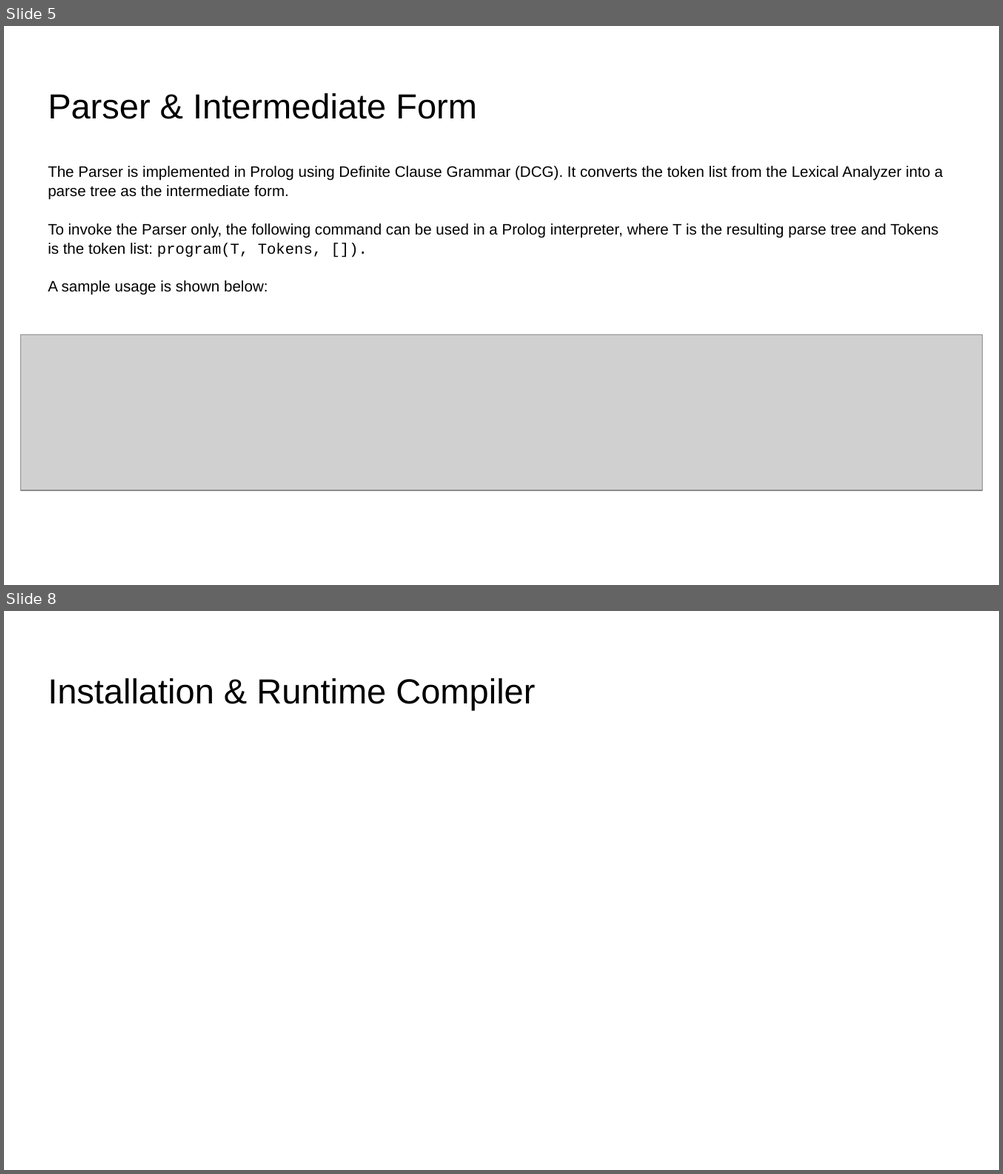
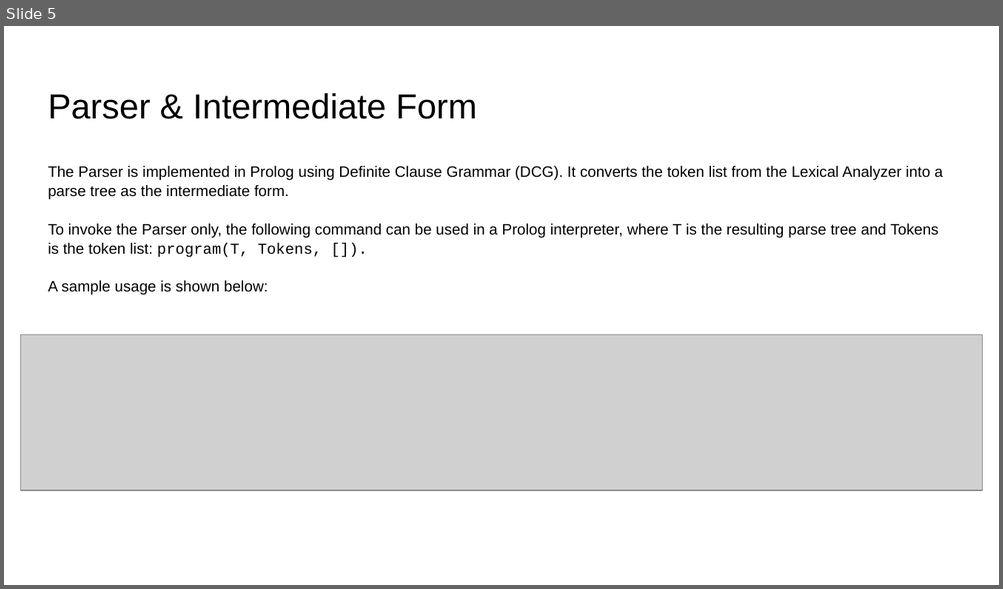
Before and after one commit to angelaczh/SER502-ScriptShark-Team13, a slide deck: doc/Documentation.pptx. Shown one above the other, each under a label of ours: slides 5 and 8 before the commit, slide 5 after it; the slides between them are not shown. The pictures are 1003x1174 and 1003x589 pixels, drawn with LibreOffice and Linux fonts; fonts in the diff are those of the drawing; grey boxes stand for pictures. Boxes give left, top, right and bottom in pixels: in the first picture for what was removed or moved away, otherwise in the second. Text is boxed around its words. In the diff, an @@ line names an element or a change of style, - is before the commit and + after.

```diff
--- a/doc/Documentation.pptx
+++ b/doc/Documentation.pptx
@@ slide 8 removed at (4,611,999,1170), background #FFFFFF @@
@@ title removed at (48,678,535,710) @@
-Installation & Runtime Compiler
```
Also in this commit, not shown: 1 slide changed, 9 slides added, 2 other slides removed.
